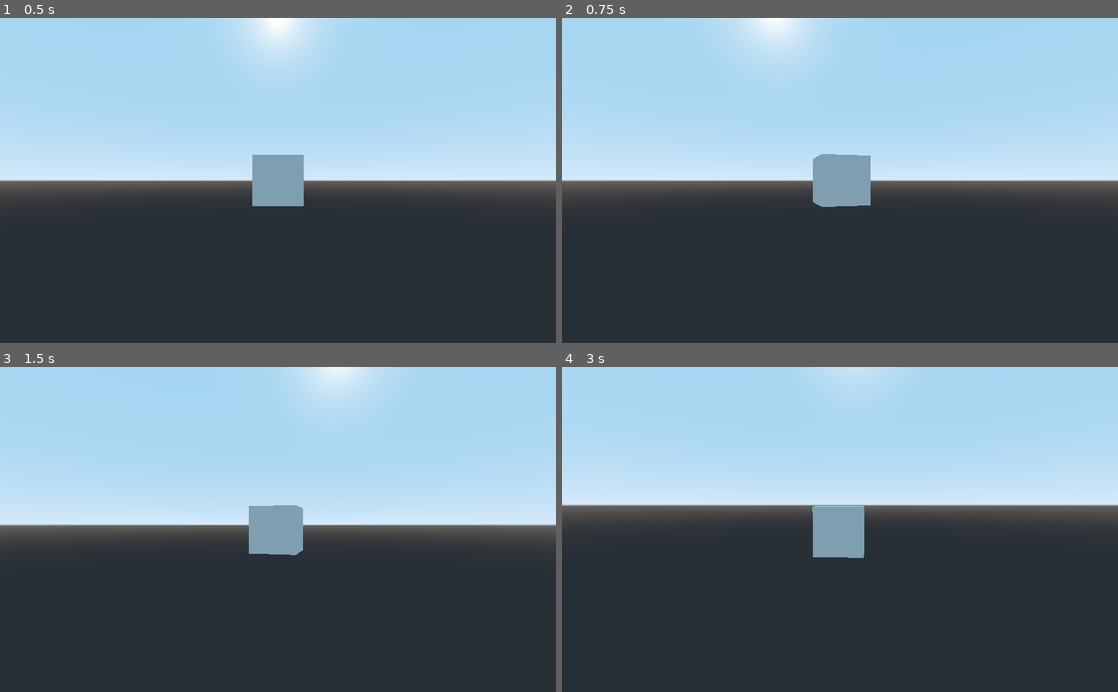
Above: before the commit, frames 1-4 (two rows, left to right).
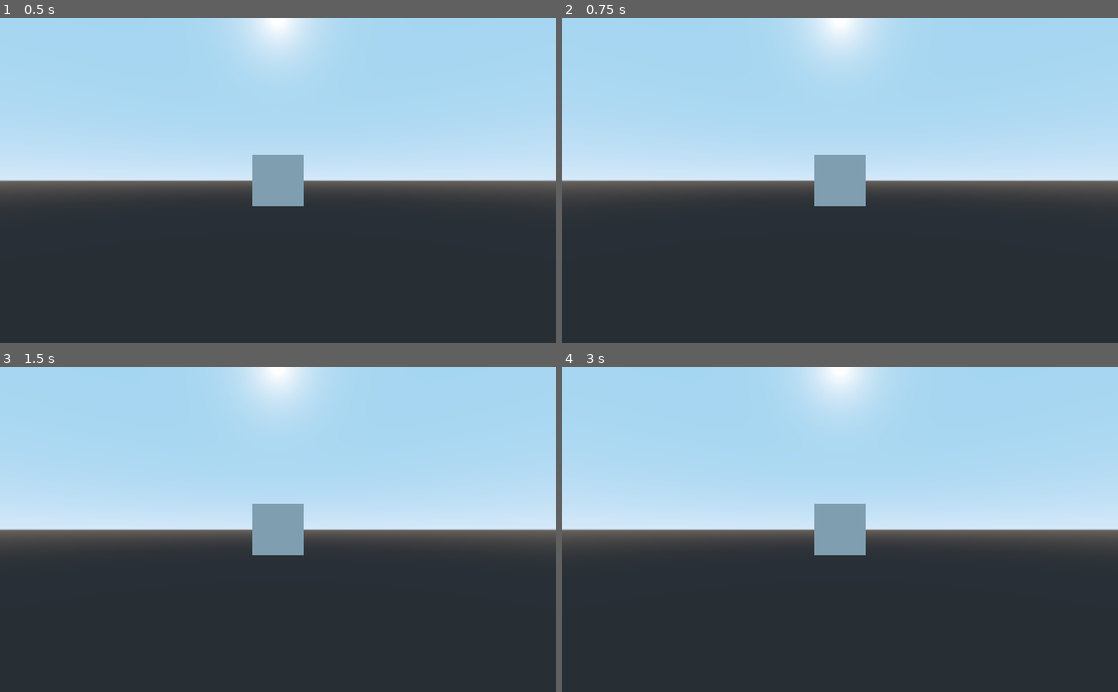
Above: after the commit, the same moments.

Repository: Zoriya/zoriya
Game: Godot game, scene res://Characters/Box.tscn
Two runs of this game, one before a commit and one after it. Both use one fixed random seed, a clock stepped at 60 frames per second and the inputs below. This scene is started directly instead of the project's main scene.
Inputs (mouse positions are in pixels of both pictures, inside the frame that each line leads up to):
- Up to frame 1 (0.5 s): no input
- Up to frame 2 (0.75 s): tap Enter (ui_accept) at 0.5 s; move the mouse to (867, 180) at 0.52 s; hold D (move_right) from 0.53 s (still down); hold W (move_front) from 0.53 s (still down)
- Up to frame 3 (1.5 s): tap Space (jump) at 0.77 s; tap Enter (ui_accept) at 1.25 s; move the mouse to (250, 529) at 1.27 s; release D (move_right) at 1.28 s; release W (move_front) at 1.28 s; hold S (move_back) from 1.28 s (still down); tap Mouse wheel up (zoom_in) at 1.35 s
- Up to frame 4 (3 s): tap Space (jump) at 1.52 s; tap Enter (ui_accept) at 2, 2.75 s; move the mouse to (851, 523) at 2.02 s; release S (move_back) at 2.03 s; hold Mouse wheel down (zoom_out) 2.03-2.78 s; hold D (move_right) from 2.03 s (still down); move the mouse to (834, 536) at 2.77 s; tap W (move_front) at 2.85 s

Frame 1 is identical in both runs. In frame 2, 2.3% of the frame differs, in the area x 30-58%, y 0-59%; in frame 3, 3.5%; in frame 4, 11%, in the area x 0-100%, y 0-59%.

Commit message:
Remove extra input handling

Diff:
--- a/Characters/Box.gd
+++ b/Characters/Box.gd
@@ -10,9 +10,7 @@
 
 
 func _ready() -> void:
-	if is_network_master():
-		$SpringArm/Camera.set_current(true)
-	else:
+	if not is_network_master():
 		set_physics_process(false)
 
 
--- a/Characters/SpringArm.gd
+++ b/Characters/SpringArm.gd
@@ -5,7 +5,11 @@
 const ZOOM_SPEED := 0.5
 
 func _ready() -> void:
-	Input.set_mouse_mode(Input.MOUSE_MODE_CAPTURED)
+	if is_network_master():
+		Input.set_mouse_mode(Input.MOUSE_MODE_CAPTURED)
+		$Camera.set_current(true)
+	else:
+		set_process_input(false)
 
 
 func _input(event: InputEvent) -> void:
--- a/Core/Main.gd
+++ b/Core/Main.gd
@@ -12,11 +12,13 @@
 	player.set_name("Player" + str(id))
 	player.set_network_master(id)
 	player.set_translation(Vector3(0, 10, 0))
-	# warning-ignore:return_value_discarded
-	$Chat/InputField.connect("focus_entered", player, "set_input_enabled", [false])
-	# warning-ignore:return_value_discarded
-	$Chat/InputField.connect("focus_exited", player, "set_input_enabled", [true])
 	$World.add_child(player)
+
+	if get_tree().get_network_unique_id() == id:
+		# warning-ignore:return_value_discarded
+		$Chat/InputField.connect("focus_entered", player, "set_input_enabled", [false])
+		# warning-ignore:return_value_discarded
+		$Chat/InputField.connect("focus_exited", player, "set_input_enabled", [true])
 
 
 # Send player info to the new connected player
